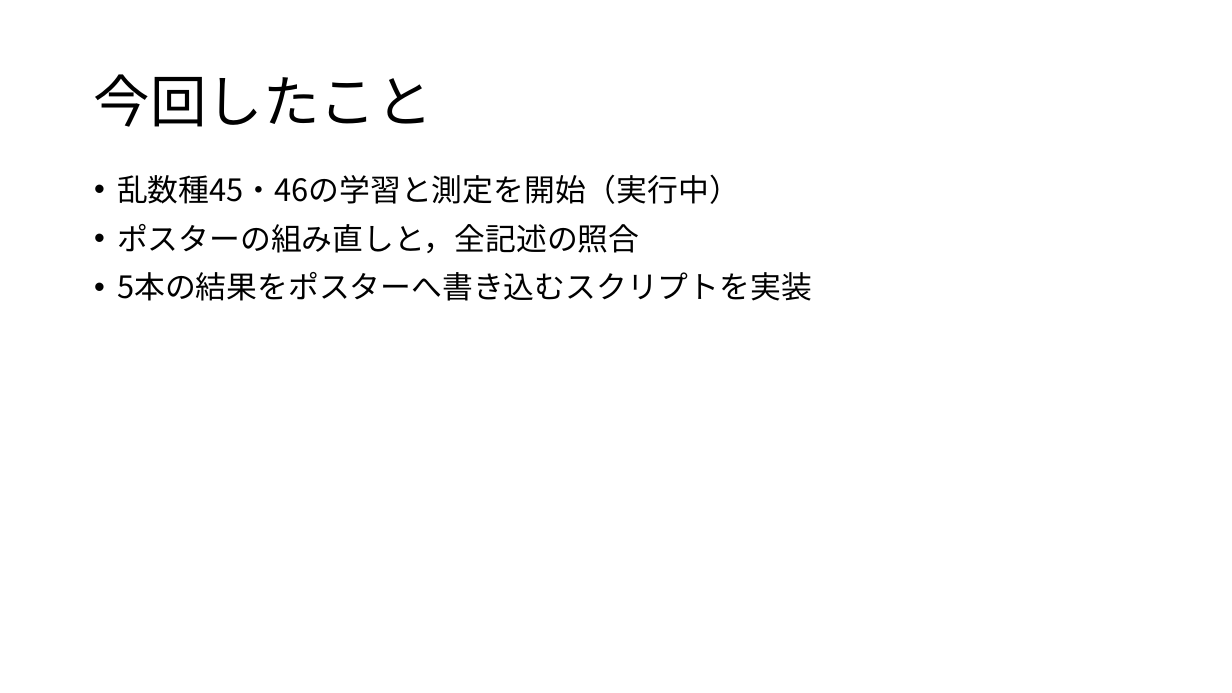
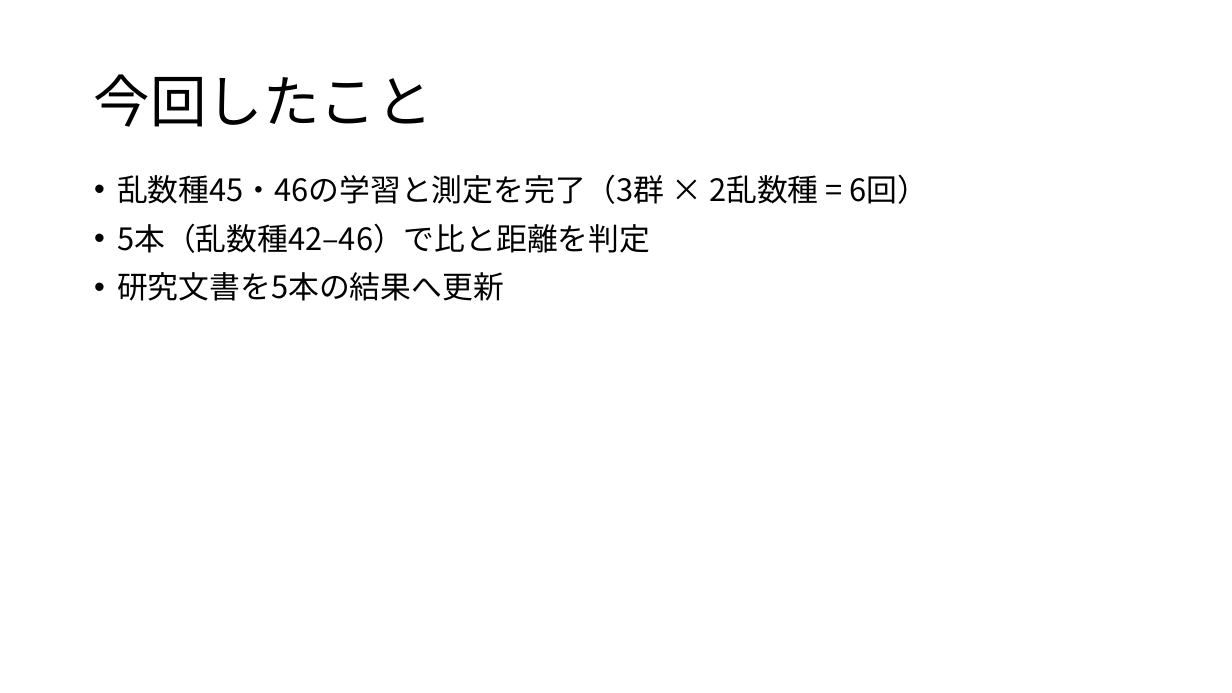
Before and after one commit to tomoking2004/cotar, a slide deck: slide 3 of presentations/20261106_進捗報告.pptx. Drawn at 1232x693 pixels with LibreOffice and Linux fonts; fonts in the diff are those of the drawing. Boxes give left, top, right and bottom in pixels: in the first picture for what was removed or moved away, otherwise in the second. Text is boxed around its words. In the diff, an @@ line names an element or a change of style, - is before the commit and + after.

Commit message:
docs: put the five-seed result into the seminar deck
- 資料：学習中の報告を，読み方・結果の一覧・読みの3枚に置き換えた
- 資料：ポスターのスライドと，今回したこと・今後の目標のポスターの項目を外した
- principles.md：進捗報告にポスターの作業の話は載せない，を規定にした

```diff
--- a/presentations/20261106_進捗報告.pptx
+++ b/presentations/20261106_進捗報告.pptx
@@ text at <box>117,174,929,301</box>: text changed @@
-• 乱数種45・46の学習と測定を開始（実行中）
-• ポスターの組み直しと，全記述の照合
-• 5本の結果をポスターへ書き込むスクリプトを実装
+• 乱数種45・46の学習と測定を完了（3群 × 2乱数種 = 6回）
+• 5本（乱数種42–46）で比と距離を判定
+• 研究文書を5本の結果へ更新
```
Also in this commit, not shown: 1 other slide changed, 3 slides added, 2 slides removed, 1 other file.
